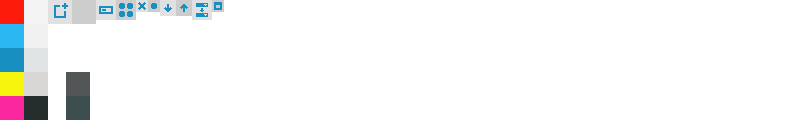
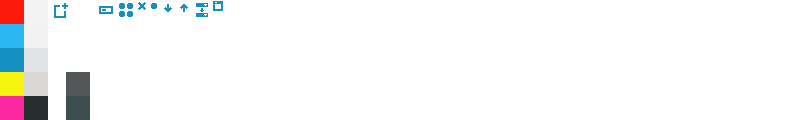
Layers edited between the first and the second 800×120 image:
painted on "Icon top layer" over [left=213, top=1, right=223, bottom=11]
hid group "Bgs" (11 layers) over [left=48, top=0, right=224, bottom=24]
